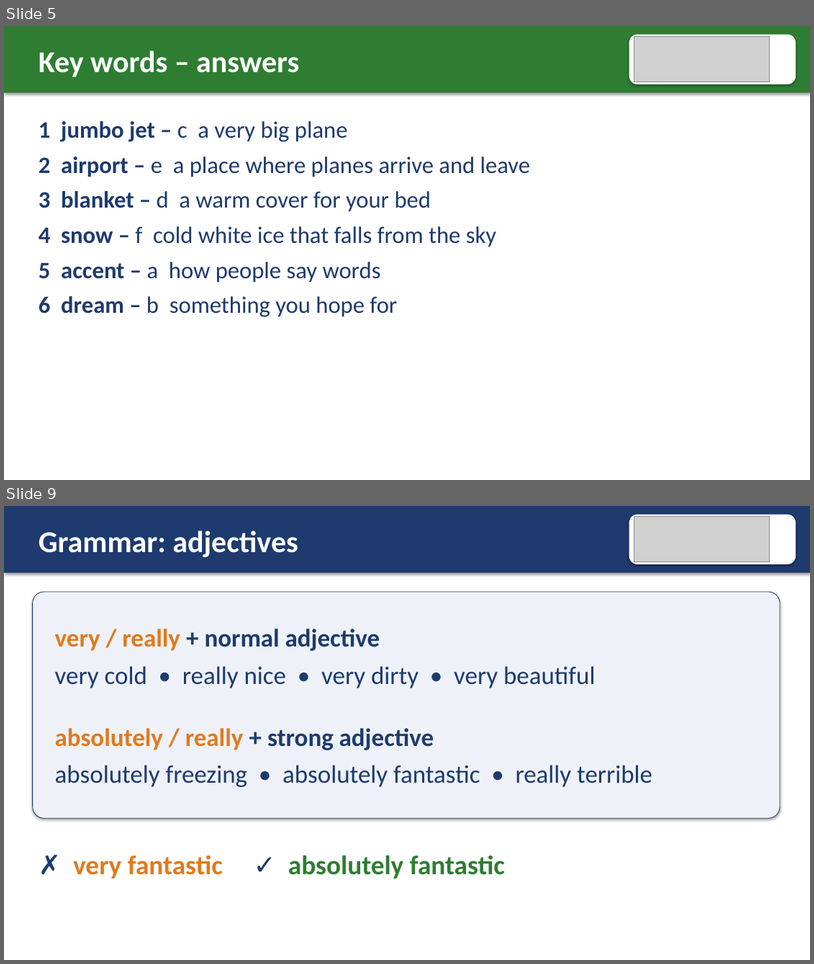
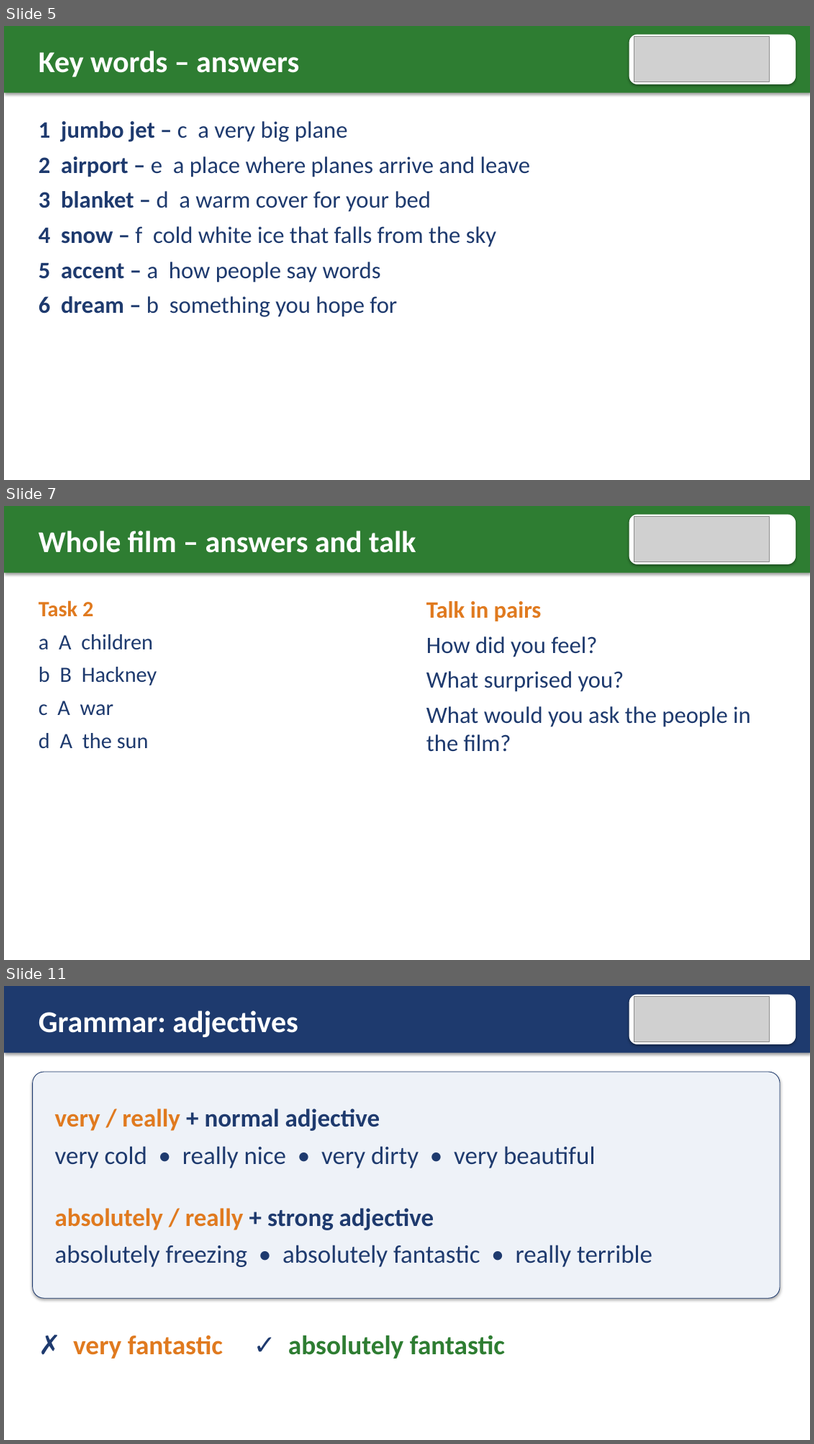
Before and after one commit to AtinWix/esol, a slide deck: child-migrant-stories/voices-past-and-present/e2-e3-adjectives-projector-slides.pptx. Shown one above the other, each under a label of ours: slides 5 and 9 before the commit, slides 5, 7 and 11 after it; the slides between them are not shown. The pictures are 814x964 and 814x1444 pixels, drawn with LibreOffice and Linux fonts; fonts in the diff are those of the drawing; grey boxes stand for pictures. Boxes give left, top, right and bottom in pixels: in the first picture for what was removed or moved away, otherwise in the second. Text is boxed around its words. In the diff, an @@ line names an element or a change of style, - is before the commit and + after.

```diff
--- a/child-migrant-stories/voices-past-and-present/e2-e3-adjectives-projector-slides.pptx
+++ b/child-migrant-stories/voices-past-and-present/e2-e3-adjectives-projector-slides.pptx
@@ slide 7 added at <box>4,506,810,960</box>, background #FFFFFF @@
@@ rectangle added at <box>4,506,810,572</box>, fill #2E7D32 @@
@@ rounded rectangle added at <box>630,515,797,565</box>, fill #FFFFFF @@
@@ picture added at <box>634,517,770,562</box> @@
@@ text added at <box>39,530,416,553</box>, 36 pt, text #FFFFFF, bold @@
+Whole film – answers and talk
@@ text added at <box>39,600,157,749</box>, 26 pt, text #1E3A6E @@
+Task 2
+a A children
+b B Hackney
+c A war
+d A the sun
@@ text added at <box>427,601,751,752</box>, 28 pt, text #1E3A6E @@
+Talk in pairs
+How did you feel?
+What surprised you?
+What would you ask the people in the film?
@@ what was slide 9 is now slide 11 @@
```
Also in this commit, not shown: 4 slides changed, 1 other slide added, 23 other files.
